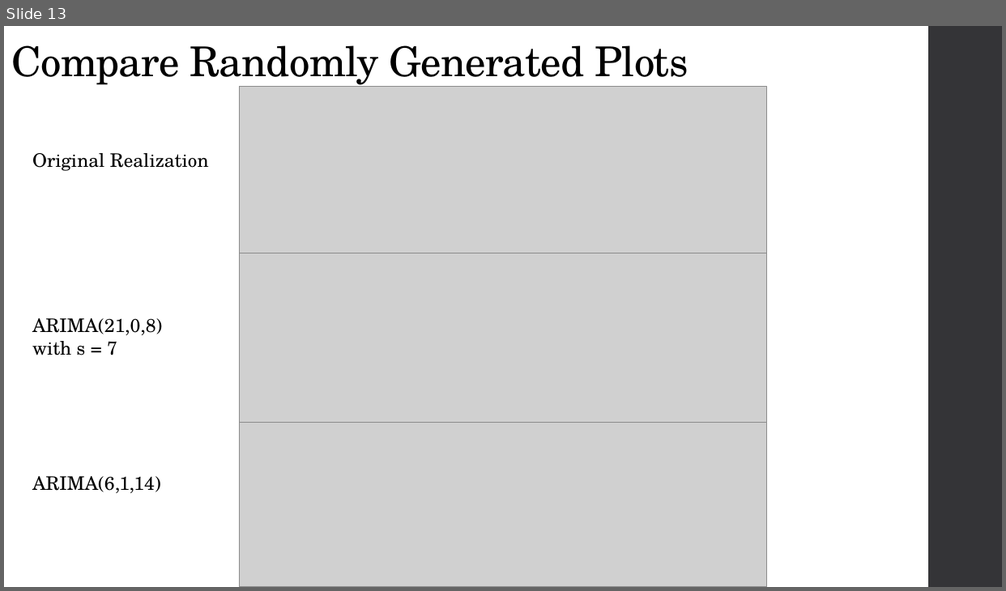
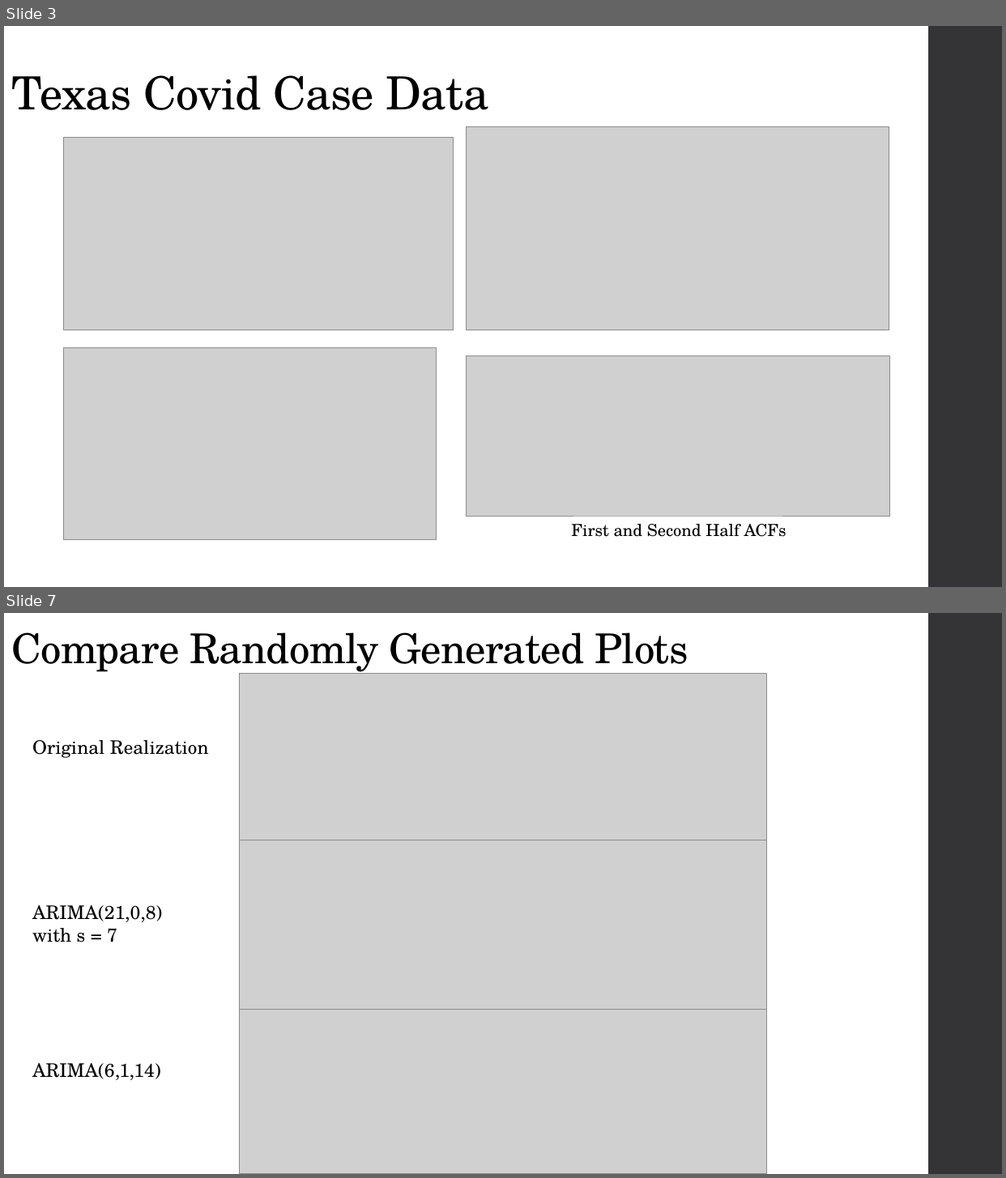
Before and after one commit to C-Stewart-GH/Forecasting_Texas_Covid_Case_Count, a slide deck: PPT_Files/TS_Cameron_Updates.pptx. Shown one above the other, each under a label of ours: slide 13 before the commit, slides 3 and 7 after it; the slides between them are not shown. The pictures are 1006x591 and 1006x1178 pixels, drawn with LibreOffice and Linux fonts; fonts in the diff are those of the drawing; grey boxes stand for pictures. Boxes give left, top, right and bottom in pixels: in the first picture for what was removed or moved away, otherwise in the second. Text is boxed around its words. In the diff, an @@ line names an element or a change of style, - is before the commit and + after.

```diff
--- a/PPT_Files/TS_Cameron_Updates.pptx
+++ b/PPT_Files/TS_Cameron_Updates.pptx
@@ slide 3 added at [4,26,1002,587], background #FFFFFF; not listed: 1 template element that a slide beside it also shows @@
@@ title added at [11,75,489,110], 44 pt, text #000000 @@
+Texas Covid Case Data
@@ picture added at [63,138,454,331] @@
@@ picture added at [466,127,889,331] @@
@@ picture added at [63,348,436,540] @@
@@ picture added at [466,356,890,515] @@
@@ text added at [571,524,786,537], 16 pt, text #000000 @@
+First and Second Half ACFs
@@ what was slide 13 is now slide 7 @@
```
Also in this commit, not shown: 6 slides changed, 1 other slide added, 7 slides removed, 3 other files.
